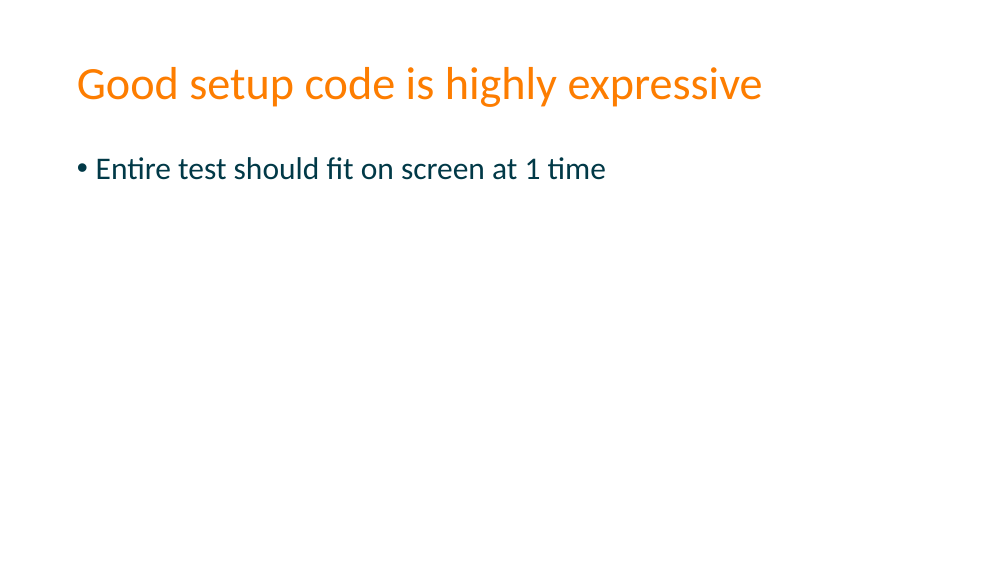
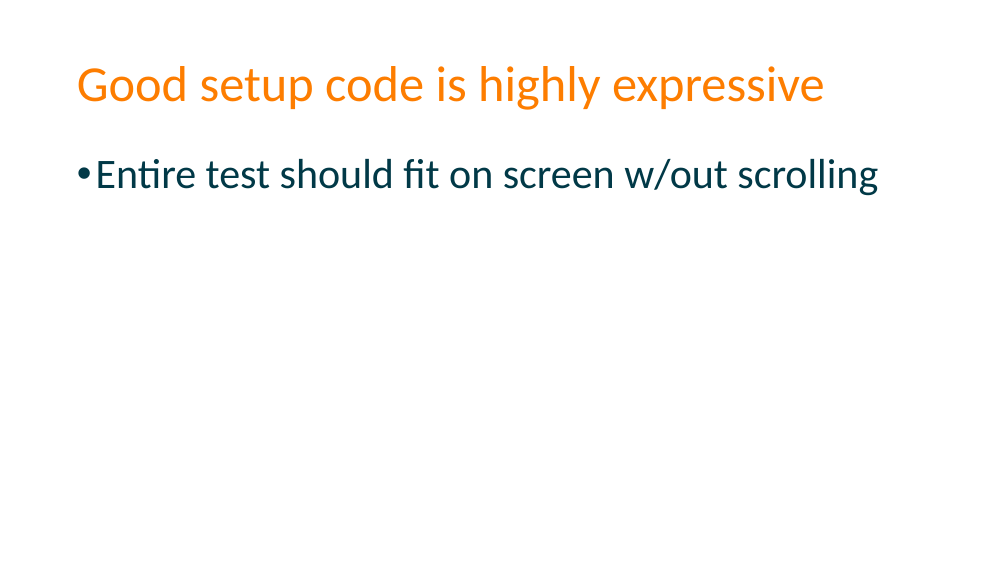
Before and after one commit to spetryjohnson/Talk-Patterns_of_Effective_Test_Setup, a slide deck: slide 27 of POETS - CodeMash 2017.pptx (slide 30 before the commit). Drawn at 1008x567 pixels with LibreOffice and Linux fonts; fonts in the diff are those of the drawing. Boxes give left, top, right and bottom in pixels: in the first picture for what was removed or moved away, otherwise in the second. Text is boxed around its words. In the diff, an @@ line names an element or a change of style, - is before the commit and + after.

Commit message:
Increasing slide font sizes (partial)

```diff
--- a/POETS - CodeMash 2017.pptx
+++ b/POETS - CodeMash 2017.pptx
@@ title "Good setup code is highly ..." at [77, 66, 825, 110]: size 44 to 48 pt @@
@@ text at [96, 159, 878, 196]: text changed; size 30 to 40 pt @@
-• Entire test should fit on screen at 1 time
+• Entire test should fit on screen w/out scrolling
```
Also in this commit, not shown: 69 other slides changed, 4 slides removed, 1 other file.
